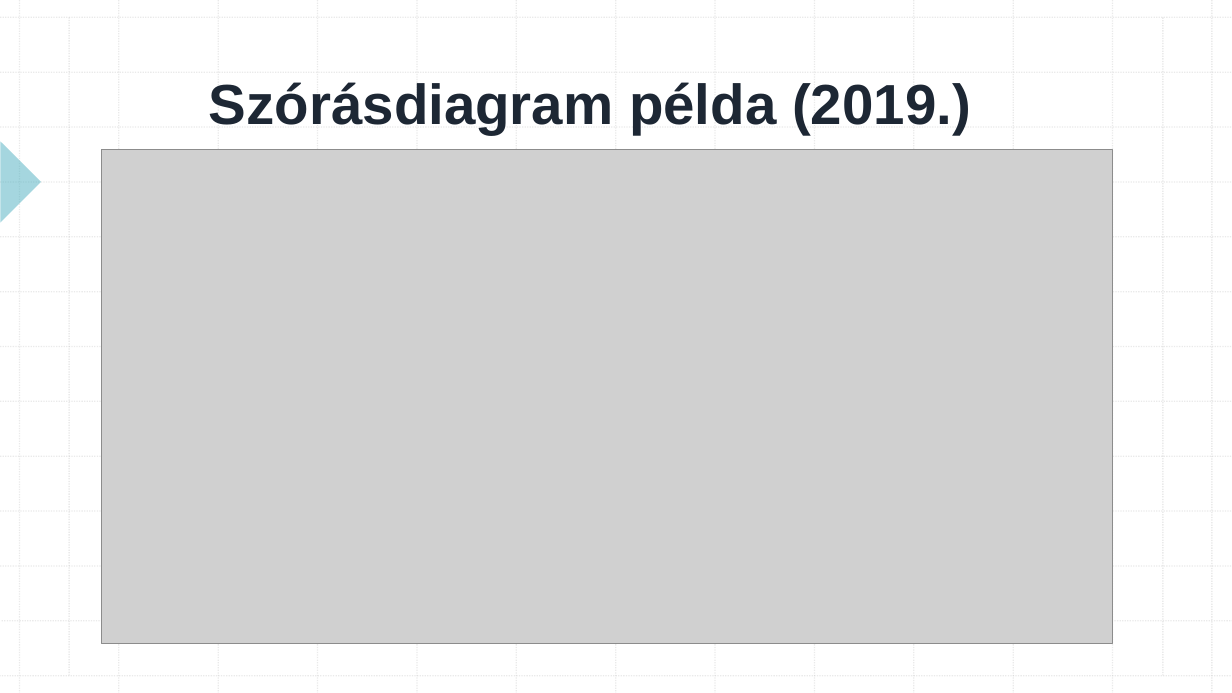
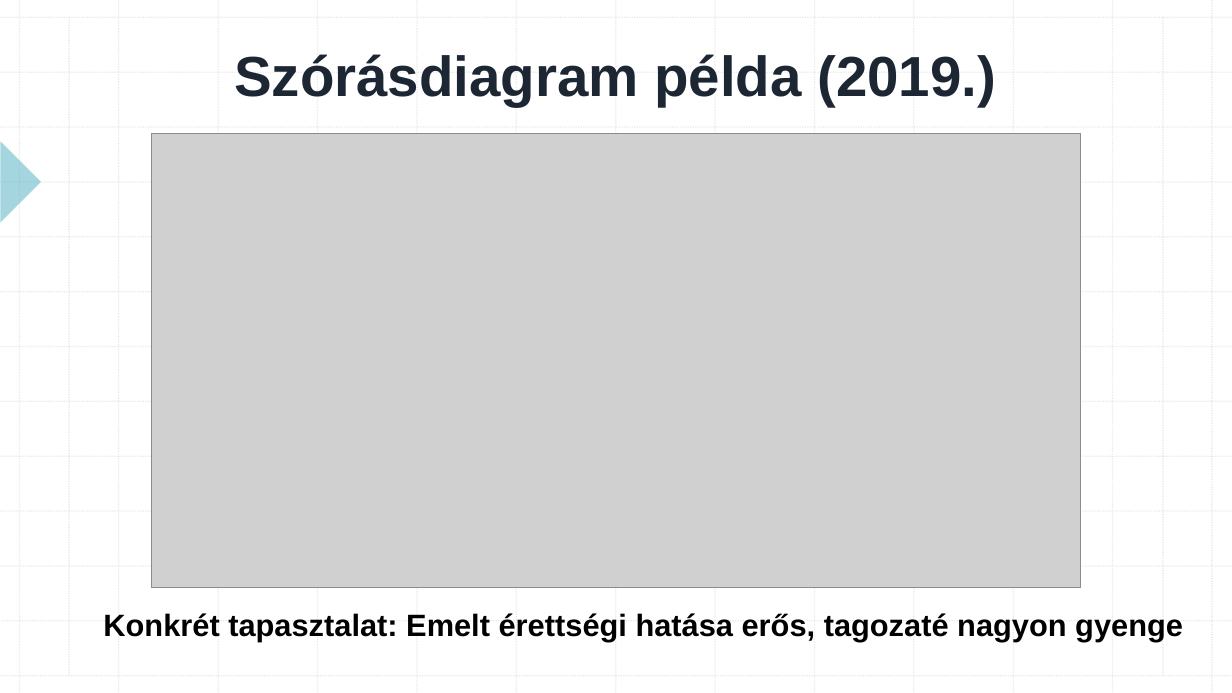
Before and after one commit to konderal333/-nkutfel, a slide deck: slide 5 of TDK prezi.pptx. Drawn at 1232x693 pixels with LibreOffice and Linux fonts; fonts in the diff are those of the drawing; grey boxes stand for pictures. Boxes give left, top, right and bottom in pixels: in the first picture for what was removed or moved away, otherwise in the second. Text is boxed around its words. In the diff, an @@ line names an element or a change of style, - is before the commit and + after.

```diff
--- a/TDK prezi.pptx
+++ b/TDK prezi.pptx
@@ title "Szórásdiagram példa (2019.)": place and size @@
-title "Szórásdiagram példa (2019.)" at box(209, 82, 971, 134)
+title "Szórásdiagram példa (2019.)" at box(234, 54, 996, 106)
@@ picture: place and size @@
-picture at box(102, 150, 1113, 643)
+picture at box(152, 133, 1080, 587)
@@ text added at box(103, 613, 1183, 641), 24 pt, text #000000, bold @@
+Konkrét tapasztalat: Emelt érettségi hatása erős, tagozaté nagyon gyenge
```
Also in this commit, not shown: 3 other slides changed, 3 other files.
